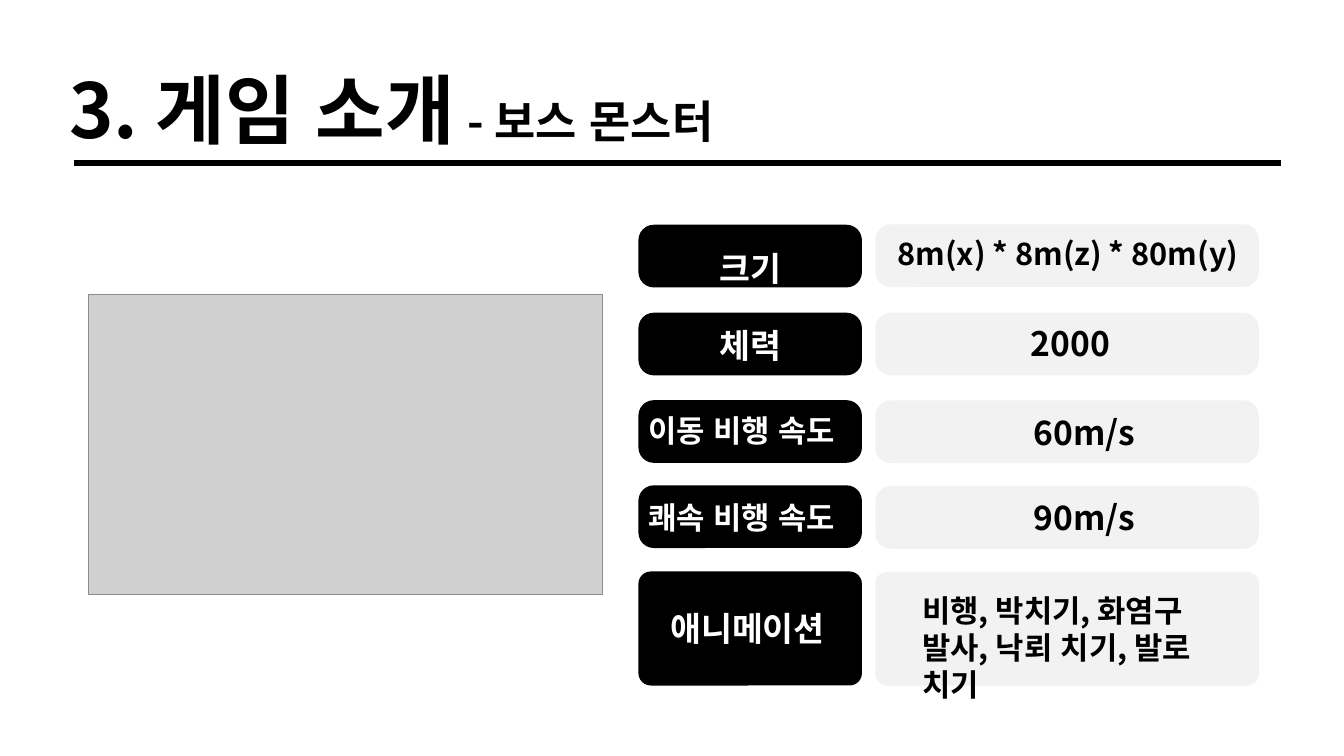
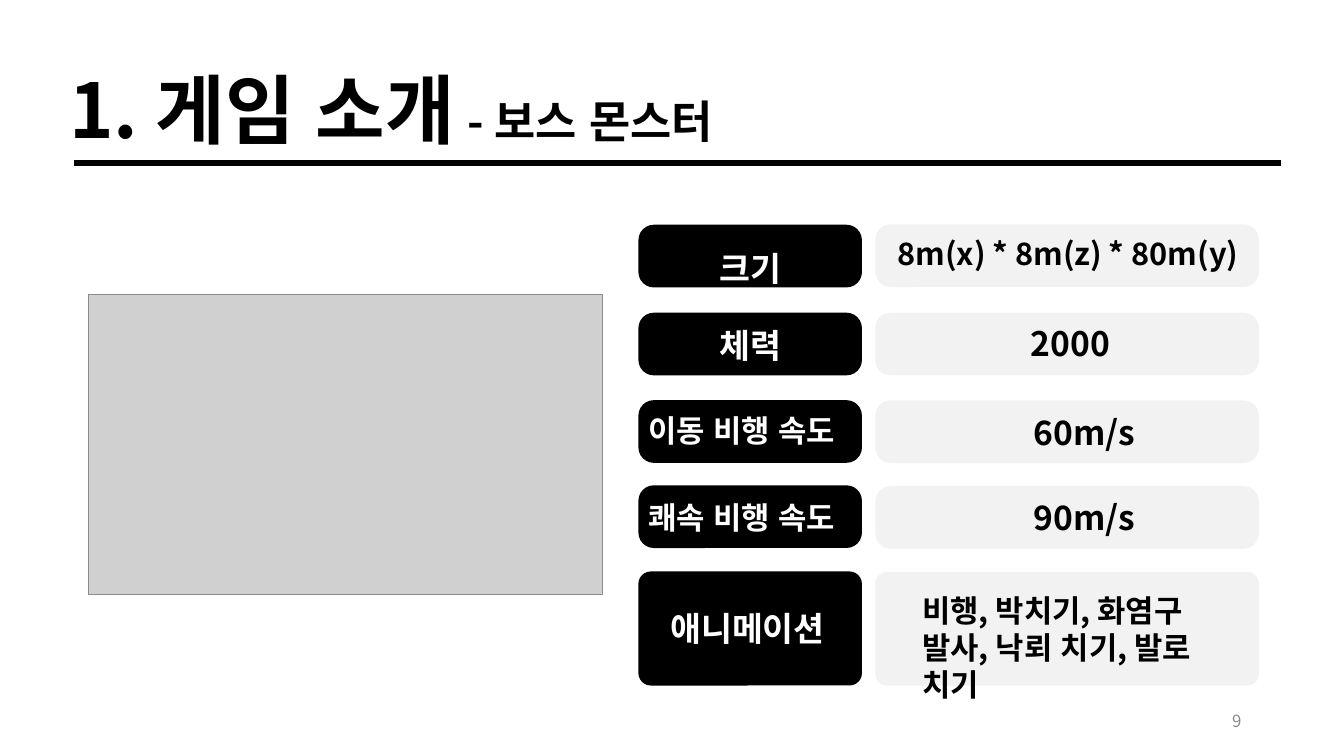
Before and after one commit to taeho-choi/wire-hunter, a slide deck: slide 9 of 문서/기획/기획발표자료.pptx (slide 12 before the commit). Drawn at 1344x756 pixels with LibreOffice and Linux fonts; fonts in the diff are those of the drawing; grey boxes stand for pictures. Boxes give left, top, right and bottom in pixels: in the first picture for what was removed or moved away, otherwise in the second. Text is boxed around its words. In the diff, an @@ line names an element or a change of style, - is before the commit and + after.

```diff
--- a/문서/기획/기획발표자료.pptx
+++ b/문서/기획/기획발표자료.pptx
@@ text at [69,74,713,145]: text changed @@
-3. 게임 소개 - 보스 몬스터
+1. 게임 소개 - 보스 몬스터
@@ page number added at [1232,714,1241,727], 12 pt, text #8C8C8C @@
+9
```
Also in this commit, not shown: 16 other slides changed, 1 slide added.
